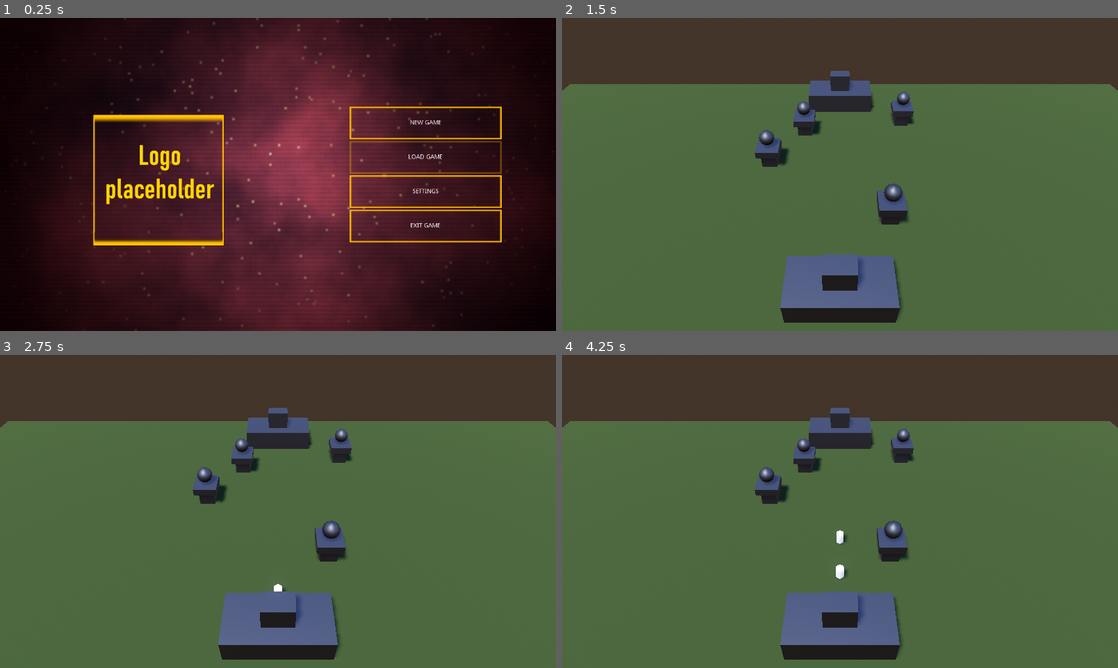
Above: before the commit, frames 1-4 (two rows, left to right).
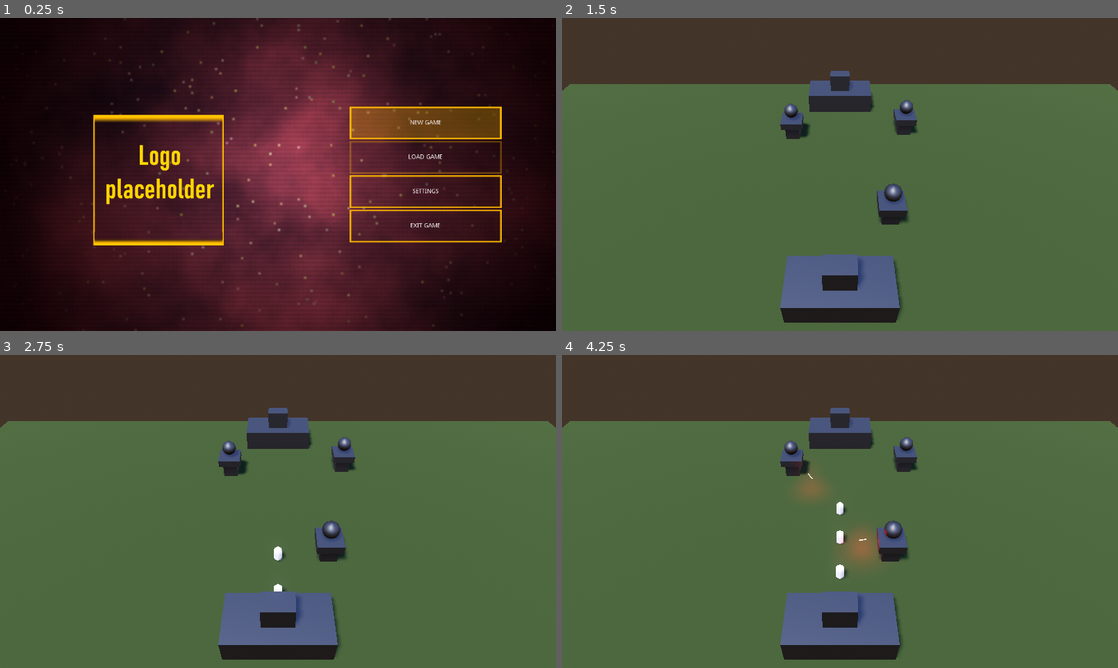
Above: after the commit, the same moments.

Repository: kovesimisi/voiddef
Game: Godot game, scene res://scenes/UIscenes/MainMenu.tscn
Two runs of this game, one before a commit and one after it. Both use one fixed random seed, a clock stepped at 60 frames per second and the inputs below.
Inputs (mouse positions are in pixels of both pictures, inside the frame that each line leads up to):
- Up to frame 1 (0.25 s): no input
- Up to frame 2 (1.5 s): click "NEW GAME" at 0.5 s; tap Enter at 1.25 s; move the mouse to (962, 158) at 1.27 s; tap Alt at 1.35 s; click (962, 158) at 1.42 s
- Up to frame 3 (2.75 s): drag from (166, 527) to (250, 574) at 2.02 s
- Up to frame 4 (4.25 s): tap Space at 2.75 s; move the mouse to (895, 442) at 2.77 s; tap Shift at 2.85 s; click (895, 442) at 2.92 s; tap Enter at 3.5 s; drag from (812, 574) to (673, 464) at 3.52 s

The runs differ from the first frame. In frame 1, 2.6% of the frame differs, in the area x 63-91%, y 28-39%; in frame 2, 1.4%; in frame 3, 1.5%; in frame 4, 2.4%.

Commit message:
add audio

Diff:
--- a/objects/Tower.tscn
+++ b/objects/Tower.tscn
@@ -1,11 +1,12 @@
-[gd_scene load_steps=5 format=2]
+[gd_scene load_steps=6 format=2]
 
 [ext_resource path="res://objects/materials/building.tres" type="Material" id=1]
 [ext_resource path="res://scripts/Tower.gd" type="Script" id=2]
 [ext_resource path="res://objects/Projectile.tscn" type="PackedScene" id=3]
+[ext_resource path="res://assets/audio/laser1.wav" type="AudioStream" id=4]
 
 [sub_resource type="SphereShape" id=1]
-radius = 15.0
+radius = 12.0
 
 [node name="Tower" type="Spatial"]
 script = ExtResource( 2 )
@@ -26,8 +27,12 @@
 transform = Transform( -4.37114e-08, 0, -1, 0, 1, 0, 1, 0, -4.37114e-08, 0, 4.17526, 0 )
 material = ExtResource( 1 )
 
+[node name="LaserSound" type="AudioStreamPlayer3D" parent="."]
+stream = ExtResource( 4 )
+unit_db = 8.0
+
 [node name="Timer" type="Timer" parent="."]
-wait_time = 2.0
+wait_time = 1.8
 one_shot = true
 autostart = true
 
--- a/objects/Unit.tscn
+++ b/objects/Unit.tscn
@@ -14,7 +14,6 @@
 [node name="Unit" type="KinematicBody"]
 collision_mask = 6
 script = ExtResource( 1 )
-hp = 1
 
 [node name="CSGMesh" type="CSGMesh" parent="."]
 transform = Transform( 1, 0, 0, 0, -4.37114e-08, 1, 0, -1, -4.37114e-08, 0, 1, 0 )
--- a/scenes/Main.tscn
+++ b/scenes/Main.tscn
@@ -59,18 +59,15 @@
 directional_shadow_mode = 0
 directional_shadow_max_distance = 70.0
 
-[node name="Tower" parent="." instance=ExtResource( 1 )]
-transform = Transform( 1, 0, 0, 0, 1, 0, 0, 0, 1, -5.224, 0, -10.127 )
+[node name="Tower2" parent="." instance=ExtResource( 1 )]
+transform = Transform( 1, 0, 0, 0, 1, 0, 0, 0, 1, -6.97166, 0.0209975, -9.38946 )
 
-[node name="Tower2" parent="." instance=ExtResource( 1 )]
-transform = Transform( 1, 0, 0, 0, 1, 0, 0, 0, 1, 9.48992, 0.0209975, -12.7813 )
+[node name="Tower4" parent="." instance=ExtResource( 1 )]
+transform = Transform( 1, 0, 0, 0, 1, 0, 0, 0, 1, 9.60923, 0.0209975, -10.3789 )
 
 [node name="Tower3" parent="." instance=ExtResource( 1 )]
 transform = Transform( 1, 0, 0, 0, 1, 0, 0, 0, 1, 5.721, 0, 6.706 )
 
-[node name="Tower4" parent="." instance=ExtResource( 1 )]
-transform = Transform( 1, 0, 0, 0, 1, 0, 0, 0, 1, -9.47149, -0.0765042, -3.16858 )
-
 [node name="box" parent="." instance=ExtResource( 6 )]
 transform = Transform( 1, 0, 0, 0, 1, 0, 0, 0, 1, 0, -4.38159, 0 )
 material = ExtResource( 5 )
--- a/scenes/UIscenes/MainMenu.gd
+++ b/scenes/UIscenes/MainMenu.gd
@@ -1,4 +1,9 @@
 extends Control
+
+onready var b_new = get_node("MarginContainer/VBoxContainer/NewGameButton")
+
+func _ready():
+	b_new.grab_focus()
 
 func _on_NewGameButton_pressed():
 	get_tree().change_scene("res://scenes/Main.tscn")
--- a/scenes/UIscenes/MainMenu.tscn
+++ b/scenes/UIscenes/MainMenu.tscn
@@ -47,6 +47,7 @@
 texture_pressed = ExtResource( 4 )
 texture_hover = ExtResource( 5 )
 texture_disabled = ExtResource( 3 )
+texture_focused = ExtResource( 5 )
 expand = true
 
 [node name="Label" type="Label" parent="MarginContainer/VBoxContainer/NewGameButton"]
@@ -68,6 +69,7 @@
 texture_pressed = ExtResource( 4 )
 texture_hover = ExtResource( 5 )
 texture_disabled = ExtResource( 3 )
+texture_focused = ExtResource( 5 )
 expand = true
 
 [node name="Label" type="Label" parent="MarginContainer/VBoxContainer/LoadButton"]
@@ -88,6 +90,7 @@
 texture_pressed = ExtResource( 4 )
 texture_hover = ExtResource( 5 )
 texture_disabled = ExtResource( 3 )
+texture_focused = ExtResource( 5 )
 expand = true
 
 [node name="Label" type="Label" parent="MarginContainer/VBoxContainer/SettingsButton"]
@@ -108,6 +111,7 @@
 texture_pressed = ExtResource( 4 )
 texture_hover = ExtResource( 5 )
 texture_disabled = ExtResource( 3 )
+texture_focused = ExtResource( 5 )
 expand = true
 
 [node name="Label" type="Label" parent="MarginContainer/VBoxContainer/ExitButton"]
--- a/scripts/Tower.gd
+++ b/scripts/Tower.gd
@@ -4,6 +4,7 @@
 
 export var projectile: PackedScene
 onready var timer = $Timer
+onready var audio_player = $LaserSound
 
 var targets = []
 var ready = false
@@ -12,16 +13,15 @@
 	#TODO: fix collision layers
 	if not "type" in body or body.type!="unit":
 		return
+
 	targets.push_back(body)
-	shoot()
 
 
 func _cooldown_finished():
 	ready = true
-	shoot()
 
 func shoot():
-	if !ready :
+	if !ready or targets.empty() :
 		return
 
 	var spawned = projectile.instance() as Spatial
@@ -30,7 +30,11 @@
 	$"../".add_child(spawned)
 	ready = false
 	timer.start()
+	audio_player.play()
 
 
 func _out_range(body):
 	targets.erase(body)
+
+func _process(delta):
+	shoot()
Not shown, added: assets/audio/laser1.wav.import
Not shown, added: assets/audio/laser1.wav
